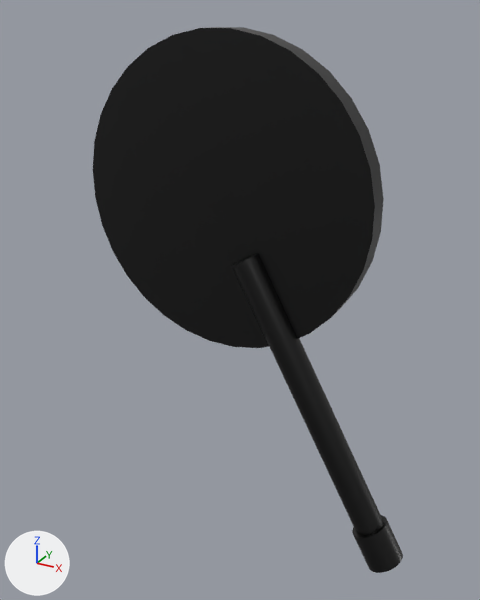
The glTF model public/magnifying-glass.glb: old version first, new version second.
The view is the same before and after, from a camera (50 mm lens) standing at (2.68, -7.8, 6.02) and looking at (-1.61, 0.01, 2.12). The axes (+X, +Y, +Z) are drawn at lower left. The lights are the same throughout. Where no turn or scale is listed for an object, it has been applied to the vertices. Vertices at the same position are counted once.
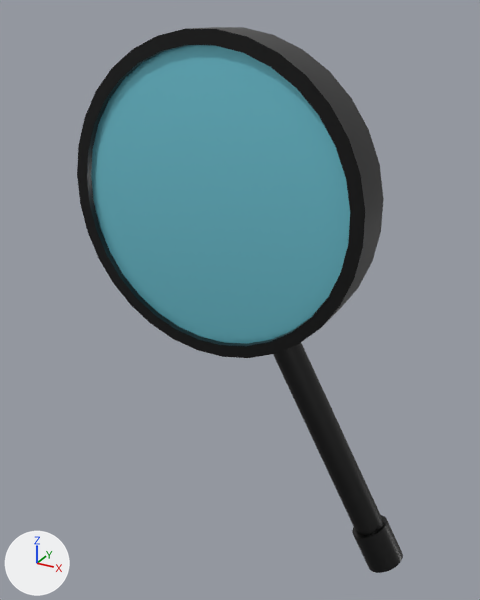
Changed parts and their boxes (x1, y1, x2, y2) in the pictures (480 x 600 px):
'Circle', reshaped
    before: (93, 27, 384, 348)
    after: (77, 27, 384, 358)
part 1 of me_circle_001, added (cyan)
    after: (77, 28, 375, 358)

Patch to the scene script:
```diff
--- a/public/magnifying-glass.glb.py
+++ b/public/magnifying-glass.glb.py
@@ mat_glass @@
+mat_glass = principled_material('Glass')
+mat_glass.base_color = (0.199, 0.668, 0.8)  # cyan #7bd5e7
+mat_glass.metallic = 0.412
+mat_glass.roughness = 0.215
@@ me_circle_001 @@
 # used by ob_circle; location = (-2.02, 0.0, 3.69)
-me_circle_001.from_pydata(...)  # 129 vertices, 254 faces; spans x -2.16..2.31, y 0.0..0.46, z -2.36..2.1
+me_circle_001.from_pydata(...)  # 226 vertices, 478 faces; spans x -2.16..2.31, y -0.46..0.46, z -2.36..2.1
+# me_circle_001 part 1
+# 33 vertices are added at x -1.98..2.12, y -0.46..-0.35, z -2.18..1.92
+# 32 new vertices lie (0.0, -0.35, 0.0) away from vertices in x -2.16..2.31, y 0.0, z -2.36..2.1
+# 32 new vertices lie (0.0, 0.09, 0.0) away from vertices in x -1.98..2.12, y -0.35, z -2.18..1.92
+# 192 new faces join them, mat_black (black #000000)
+# 32 new faces join them, mat_glass (cyan #7bd5e7)
 me_circle_001.materials.append(mat_black)
-me_circle_001.materials.append(mat_material_001)  # white #ffffff
+me_circle_001.materials.append(mat_glass)  # cyan #7bd5e7
```
